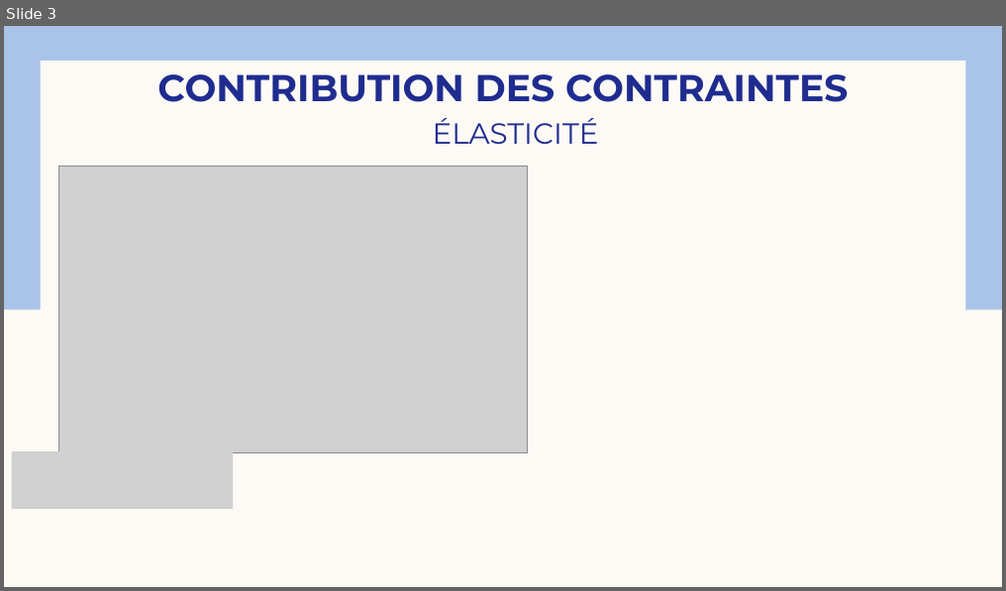
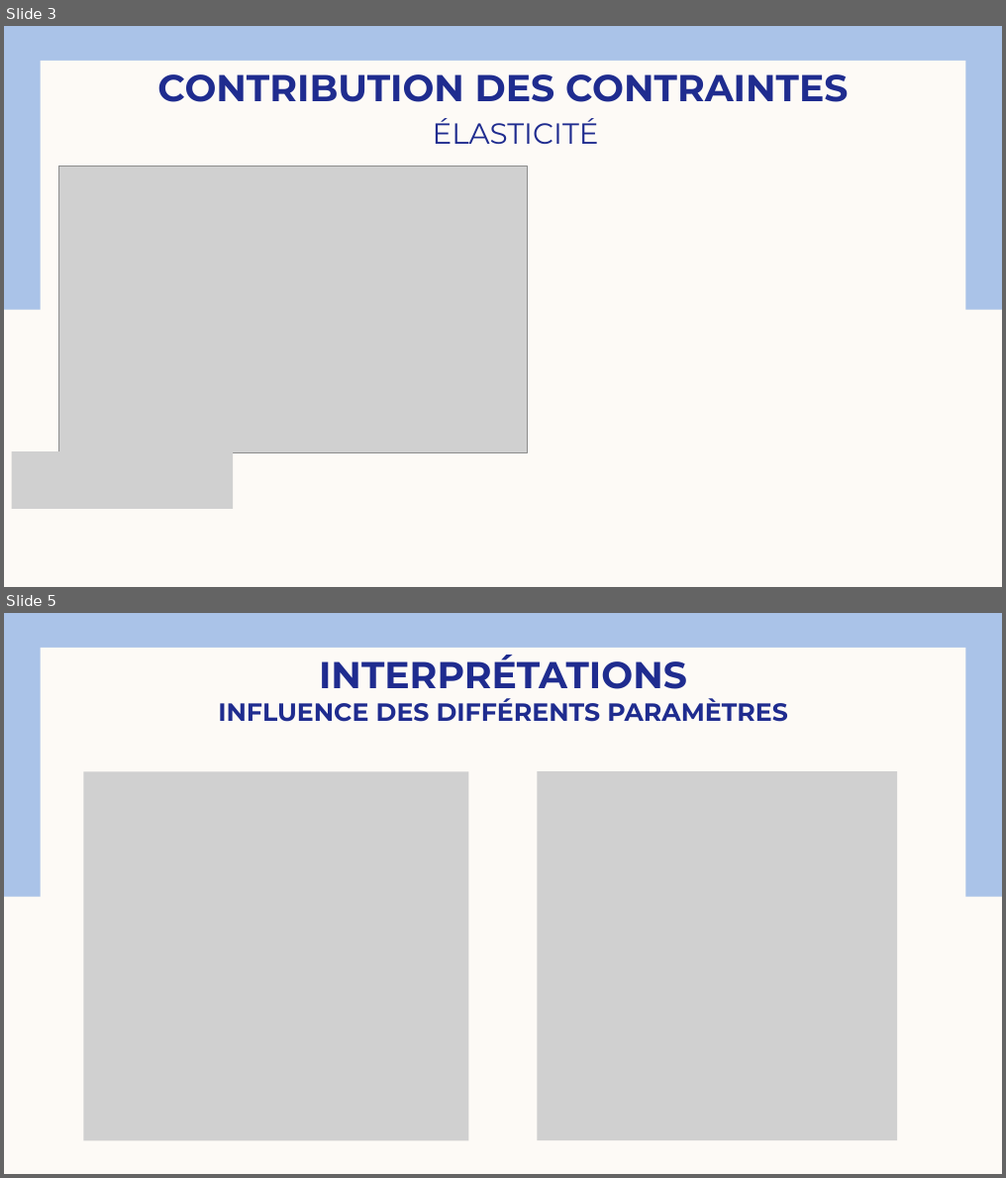
Before and after one commit to Josephine-gith/VS, a slide deck: PPT/Viscoplastic Squeeze pptGE 2.pptx. Shown one above the other, each under a label of ours: slide 3 before the commit, slides 3 and 5 after it; the slides between them are not shown. The pictures are 1006x591 and 1006x1178 pixels, drawn with LibreOffice and Linux fonts; fonts in the diff are those of the drawing; grey boxes stand for pictures. Boxes give left, top, right and bottom in pixels: in the first picture for what was removed or moved away, otherwise in the second. Text is boxed around its words. In the diff, an @@ line names an element or a change of style, - is before the commit and + after.

```diff
--- a/PPT/Viscoplastic Squeeze pptGE 2.pptx
+++ b/PPT/Viscoplastic Squeeze pptGE 2.pptx
@@ slide 5 added at [4,613,1002,1174], background #FDFAF6; not listed: 2 template elements that a slide beside it also shows @@
@@ text added at [218,655,788,722], 24 pt, text #1F2C8F, bold @@
+INTERPRÉTATIONS
+INFLUENCE DES DIFFÉRENTS PARAMÈTRES
@@ picture added at [83,771,469,1141] @@
@@ picture added at [537,771,897,1141] @@
```
Also in this commit, not shown: 4 slides changed, 3 other slides added, 2 slides removed, 11 other files.
